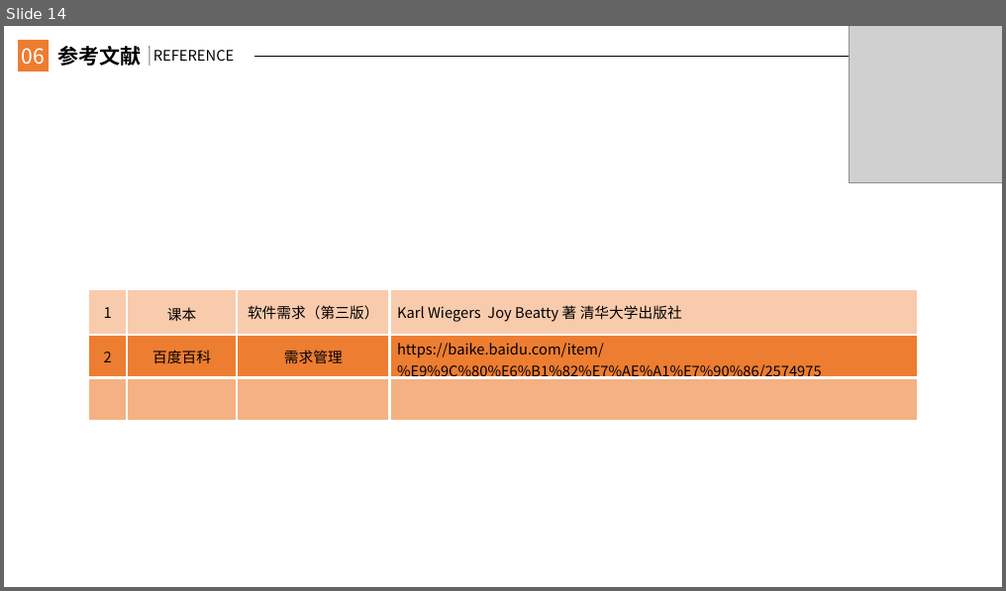
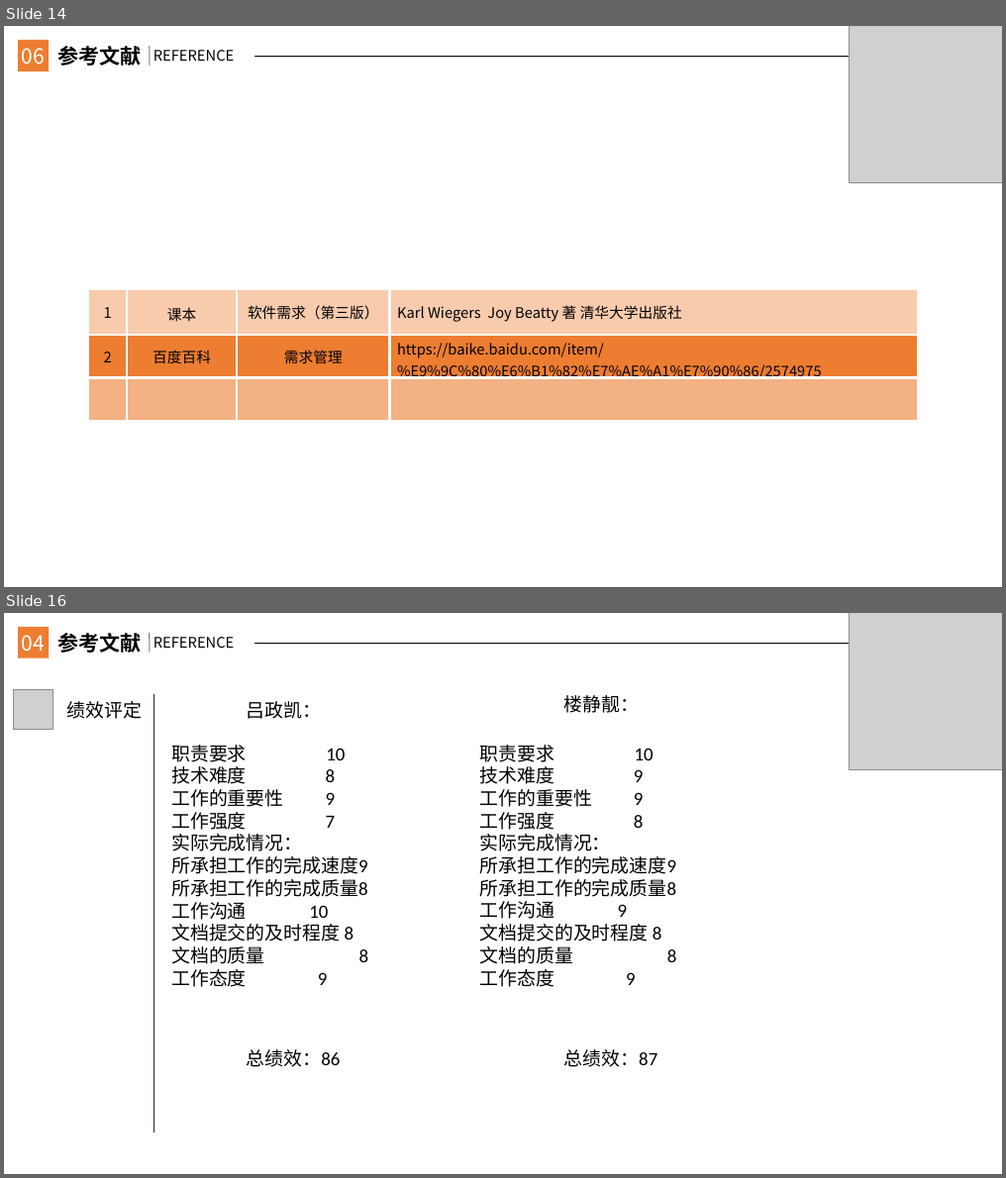
Before and after one commit to JanHonan/store, a slide deck: G2/软件工程系列课程教学辅助网站/非受控文档/楼静靓/PRD2017-G2-需求变更管理ppt.pptx. Shown one above the other, each under a label of ours: slide 14 before the commit, slides 14 and 16 after it; the slides between them are not shown. The pictures are 1006x591 and 1006x1178 pixels, drawn with LibreOffice and Linux fonts; fonts in the diff are those of the drawing; grey boxes stand for pictures. Boxes give left, top, right and bottom in pixels: in the first picture for what was removed or moved away, otherwise in the second. Text is boxed around its words. In the diff, an @@ line names an element or a change of style, - is before the commit and + after.

Commit message:
简浩男 2018-01-10 需求变更ppt添加了绩效评定

```diff
--- a/G2/软件工程系列课程教学辅助网站/非受控文档/楼静靓/PRD2017-G2-需求变更管理ppt.pptx
+++ b/G2/软件工程系列课程教学辅助网站/非受控文档/楼静靓/PRD2017-G2-需求变更管理ppt.pptx
@@ slide 16 added at <box>4,613,1002,1174</box>, background #FFFFFF @@
@@ rectangle added at <box>18,627,49,658</box>, fill #ED7D31 @@
@@ text added at <box>22,635,45,651</box>, 20 pt, text #FFFFFF @@
+04
@@ text added at <box>58,633,142,653</box>, 20 pt, text #000000, bold @@
+参考文献
@@ line added from (150, 633) to (150, 652), #000000 1 pt @@
@@ text added at <box>153,637,235,648</box>, 14 pt, text #000000 @@
+REFERENCE
@@ picture added at <box>848,613,1002,769</box> @@
@@ line added from (254, 643) to (988, 643), #000000 0.5 pt @@
@@ picture added at <box>13,689,54,730</box> @@
@@ text added at <box>67,701,143,719</box>, 18 pt, text #000000 @@
+绩效评定
@@ line added from (154, 694) to (154, 992), #262626 1.25 pt @@
@@ text added at <box>247,701,322,719</box>, 18 pt, text #000000 @@
+吕政凯：
@@ text added at <box>564,695,640,713</box>, 18 pt, text #000000 @@
+楼静靓：
@@ text added at <box>171,745,369,987</box>, 18 pt, text #000000 @@
+职责要求 10
+技术难度 8
+工作的重要性 9
+工作强度 7
+实际完成情况：
+所承担工作的完成速度9
+所承担工作的完成质量8
+工作沟通 10
+文档提交的及时程度 8
+文档的质量 8
+工作态度 9
@@ text added at <box>480,745,677,987</box>, 18 pt, text #000000 @@
+职责要求 10
+技术难度 9
+工作的重要性 9
+工作强度 8
+实际完成情况：
+所承担工作的完成速度9
+所承担工作的完成质量8
+工作沟通 9
+文档提交的及时程度 8
+文档的质量 8
+工作态度 9
@@ line added from (154, 836) to (154, 1133), #262626 1.25 pt @@
@@ text added at <box>247,1050,341,1067</box>, 18 pt, text #000000 @@
+总绩效：86
@@ text added at <box>564,1050,658,1067</box>, 18 pt, text #000000 @@
+总绩效：87
```
Also in this commit, not shown: 1 other slide added, 1 other file.
